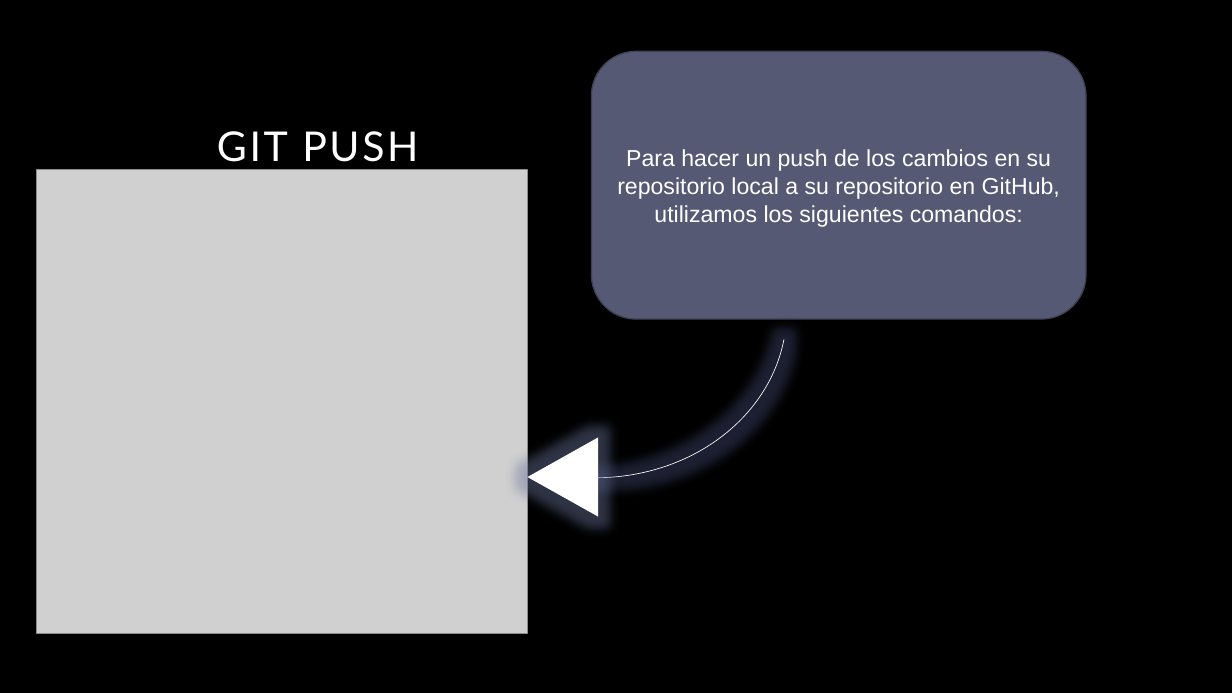
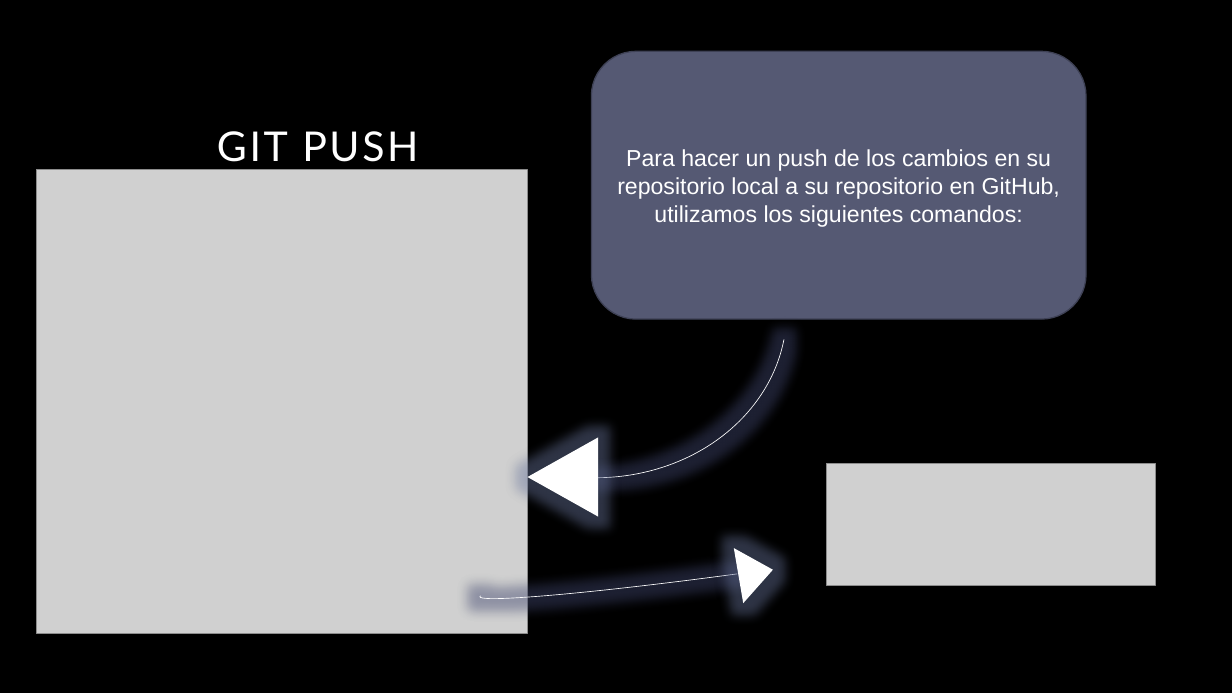
Before and after one commit to Carlosaf16/Act_Git1, a slide deck: slide 12 of Carlos_Ambite_Fernandez.pptx. Drawn at 1232x693 pixels with LibreOffice and Linux fonts; fonts in the diff are those of the drawing; grey boxes stand for pictures. Boxes give left, top, right and bottom in pixels: in the first picture for what was removed or moved away, otherwise in the second. Text is boxed around its words. In the diff, an @@ line names an element or a change of style, - is before the commit and + after.

```diff
--- a/Carlos_Ambite_Fernandez.pptx
+++ b/Carlos_Ambite_Fernandez.pptx
@@ picture added at box(826, 463, 1155, 585) @@
@@ arc (boxed as its full ellipse) added at box(479, 516, 997, 609), outline #FFFFFF 0.5 pt @@
@@ triangle added at box(735, 544, 777, 602), fill #FFFFFF, outline #FFFFFF 1 pt @@
```
Also in this commit, not shown: 2 other slides changed.
